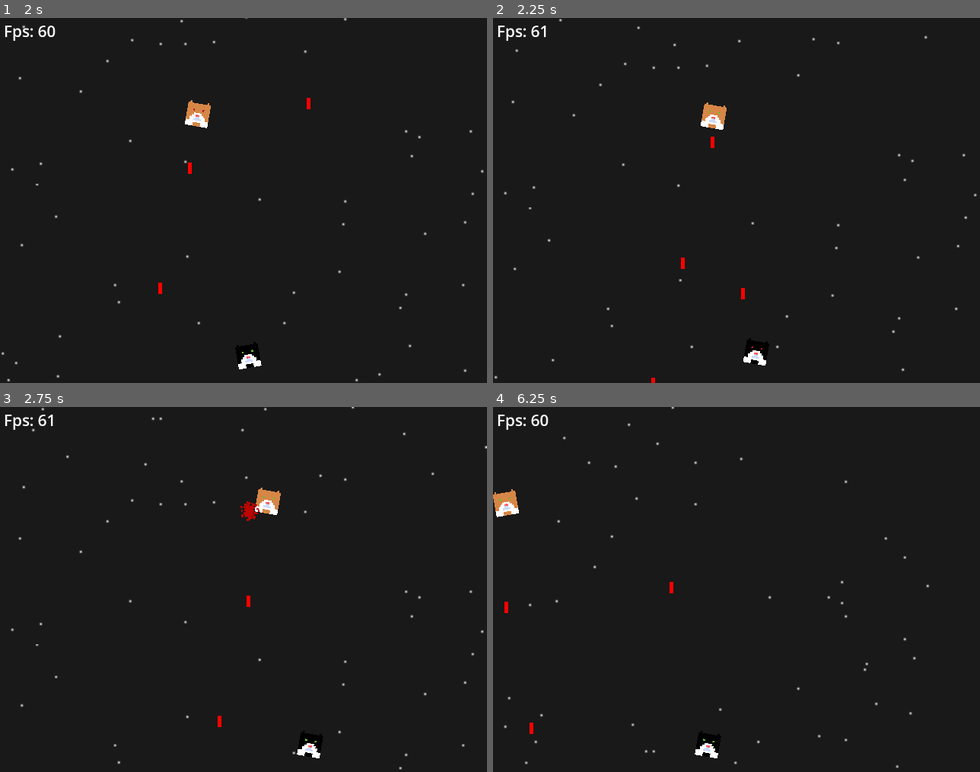
Above: before the commit, frames 1-4 (two rows, left to right).
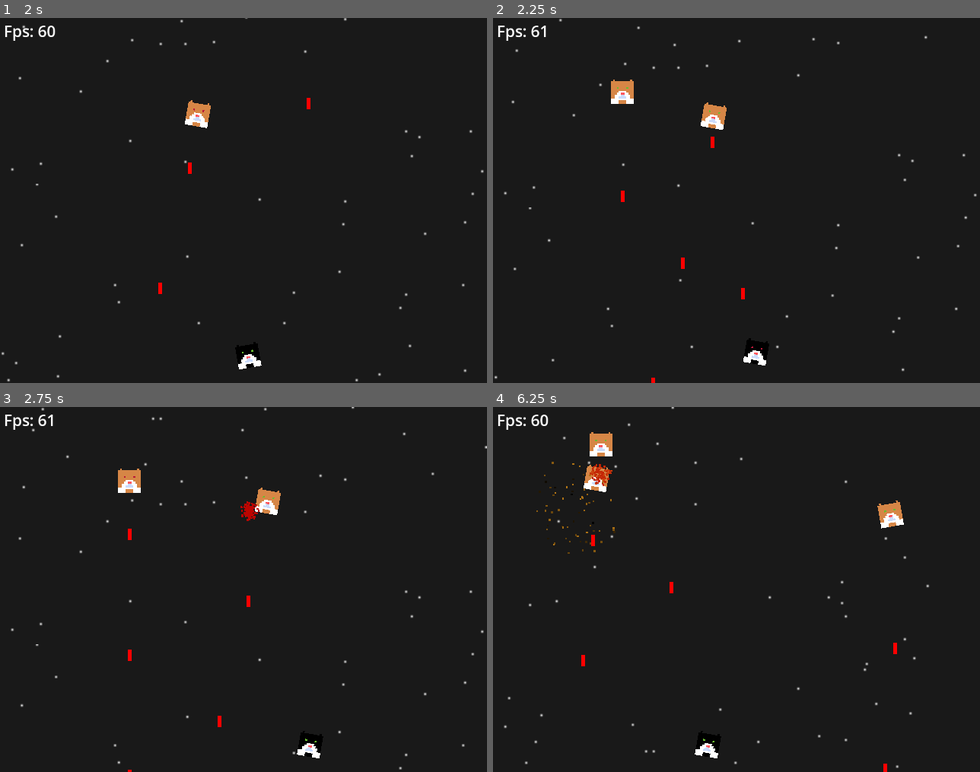
Above: after the commit, the same moments.

Repository: mrborghini/cat-game
Game: Godot game, scene res://scenes/main.tscn
Two runs of this game, one before a commit and one after it. Both use one fixed random seed, a clock stepped at 60 frames per second and the inputs below.
Inputs (mouse positions are in pixels of both pictures, inside the frame that each line leads up to):
- Up to frame 1 (2 s): move the mouse to (107, 91) at 0.52 s; hold D (right) 0.53-1.28 s; click (107, 91) at 0.6 s; move the mouse to (146, 218) at 1.27 s; hold A (left) from 1.28 s (still down); click (146, 218) at 1.35 s
- Up to frame 2 (2.25 s): move the mouse to (785, 120) at 2.02 s; release A (left) at 2.03 s; hold D (right) from 2.03 s (still down); click (785, 120) at 2.1 s
- Up to frame 3 (2.75 s): keep holding D (right)
- Up to frame 4 (6.25 s): move the mouse to (712, 662) at 2.77 s; click (712, 662) at 2.85 s; move the mouse to (882, 644) at 3.52 s; release D (right) at 3.53 s; hold A (left) 3.53-5.78 s; click (882, 644) at 3.6 s; move the mouse to (590, 534) at 4.27 s; click (590, 534) at 4.35 s; move the mouse to (760, 589) at 5.02 s; click (760, 589) at 5.1 s; move the mouse to (663, 498) at 5.77 s; hold D (right) from 5.78 s (still down); click (663, 498) at 5.85 s

Frame 1 is identical in both runs. In frame 2, 0.3% of the frame differs, in the area x 24-29%, y 16-51%; in frame 3, 0.3%; in frame 4, 1.4%, in the area x 0-85%, y 6-100%.

Commit message:
Added spawnboxes

Diff:
--- a/scenes/main.tscn
+++ b/scenes/main.tscn
@@ -1,10 +1,11 @@
-[gd_scene load_steps=8 format=3 uid="uid://cdhr68sidstfa"]
+[gd_scene load_steps=9 format=3 uid="uid://cdhr68sidstfa"]
 
 [ext_resource type="PackedScene" uid="uid://bmjsssgtf561d" path="res://scenes/player.tscn" id="1_2werf"]
 [ext_resource type="Script" path="res://scripts/world.gd" id="1_617ei"]
 [ext_resource type="PackedScene" uid="uid://b81cjrbgg2thg" path="res://scenes/ui.tscn" id="2_bh1o3"]
 [ext_resource type="Script" path="res://scripts/zoom.gd" id="3_21ks4"]
 [ext_resource type="PackedScene" uid="uid://ccuywcocxesi8" path="res://scenes/enemy_cat.tscn" id="5_o4yjn"]
+[ext_resource type="Script" path="res://scripts/enemy_spawner.gd" id="5_xy0s5"]
 
 [sub_resource type="RectangleShape2D" id="RectangleShape2D_i60oi"]
 size = Vector2(20, 193)
@@ -46,6 +47,11 @@
 shape = SubResource("RectangleShape2D_qylr3")
 
 [node name="EnemySpawner" type="Node2D" parent="."]
+script = ExtResource("5_xy0s5")
+enemies = Array[PackedScene]([ExtResource("5_o4yjn")])
+spawn_chance = 0.5
+box_pos = Vector2(-120, -75)
+box_scale = Vector2(240, 50)
 
 [node name="EnemyCat" parent="." instance=ExtResource("5_o4yjn")]
 position = Vector2(-73, -44)
--- /dev/null
+++ b/scripts/enemy_spawner.gd
@@ -0,0 +1,40 @@
+extends Node2D
+class_name EnemySpawner
+
+@export var enemies: Array[PackedScene]
+@export var spawn_chance: float = 0.1
+@export var spawn_rate: float = 2
+@export var box_pos: Vector2 = Vector2(100, 100)
+@export var box_scale: Vector2 = Vector2(100, 100)
+@export var color: Color = Color(1, 0, 0, 0.5)
+@export var show_box: bool = false
+
+func _draw() -> void:
+	if show_box:
+		draw_rect(Rect2(box_pos, box_scale), color)
+
+var current_time: float = 0
+
+func _process(delta: float) -> void:
+	current_time += delta
+
+	if current_time <= spawn_rate:
+		return
+
+	current_time = 0
+
+	var rng: float = randf()
+	if rng > spawn_chance:
+		return
+
+	# Spawn enemies
+	for enemy in enemies:
+		var enemy_node: Node = enemy.instantiate()
+
+		var enemy_position: Vector2 = Vector2(
+			randf_range(box_pos.x, box_pos.x + box_scale.x),
+			randf_range(box_pos.y, box_pos.y + box_scale.y)
+		)
+
+		enemy_node.global_position = global_position + enemy_position
+		get_parent().add_child(enemy_node)
